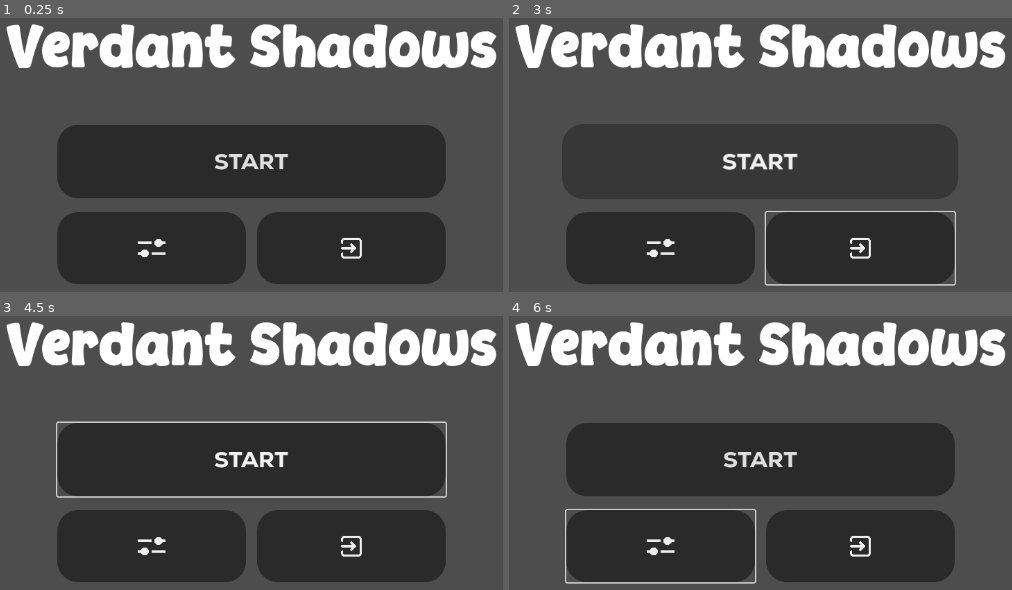
Above: before the commit, frames 1-4 (two rows, left to right).
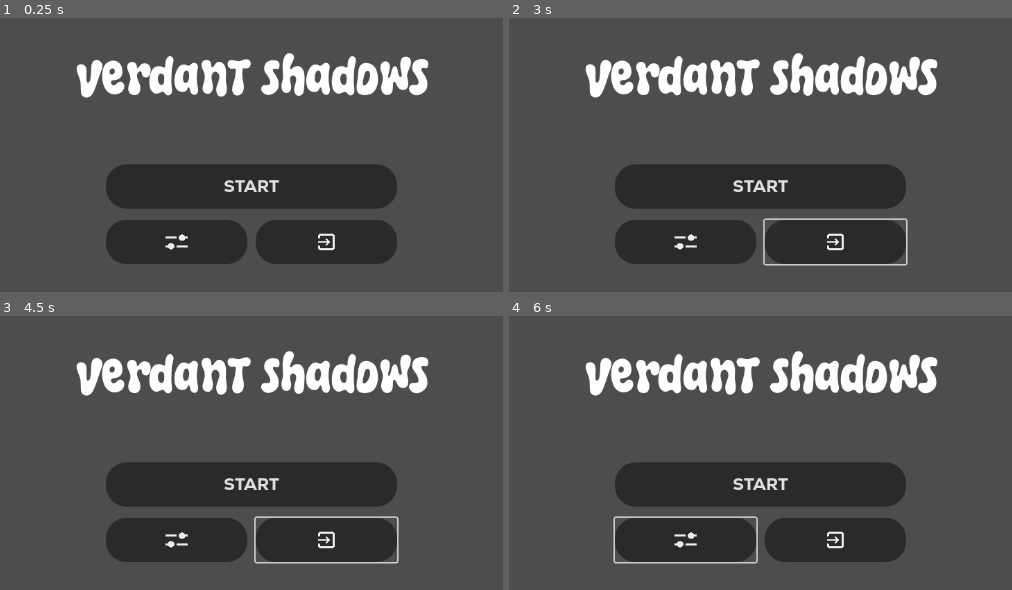
Above: after the commit, the same moments.

Repository: ryukgod26/Verdant-Shadows
Game: Godot game, scene res://Scenes/UI/main_menu.tscn
Two runs of this game, one before a commit and one after it. Both use one fixed random seed, a clock stepped at 60 frames per second and the inputs below.
Inputs (mouse positions are in pixels of both pictures, inside the frame that each line leads up to; where the layout moved, square brackets give the same spot in the first picture):
- Up to frame 1 (0.25 s): no input
- Up to frame 2 (3 s): click "START" at 0.5 s; click "START" at 1.25 s; click (685, 242) [659, 248] at 2 s; tap Enter at 2.75 s; move the mouse to (936, 127) at 2.77 s; hold Right from 2.78 s (still down); tap Alt at 2.85 s
- Up to frame 3 (4.5 s): tap Space at 3.5 s; move the mouse to (90, 472) at 3.52 s; release Right at 3.53 s; hold Down 3.53-4.28 s; tap Shift at 3.6 s; tap Enter at 4.25 s; move the mouse to (331, 348) at 4.27 s; hold Right from 4.28 s (still down); tap Alt at 4.35 s
- Up to frame 4 (6 s): tap Space at 5 s; move the mouse to (720, 537) at 5.02 s; release Right at 5.03 s; hold Up 5.03-5.78 s; tap Shift at 5.1 s; tap Enter at 5.75 s; move the mouse to (1001, 516) at 5.77 s; hold Left from 5.78 s (still down); tap Alt at 5.85 s

The runs differ from the first frame. In frame 1, 41% of the frame differs, in the area x 1-99%, y 2-98%; in frame 2, 29%; in frame 3, 42%; in frame 4, 42%.

Commit message:
i changed UI AGAIN!

Diff:
--- a/Scenes/UI/main_menu.tscn
+++ b/Scenes/UI/main_menu.tscn
@@ -1,7 +1,7 @@
 [gd_scene format=3 uid="uid://dimbms4ktk23e"]
 
 [ext_resource type="Script" uid="uid://dshenw33j3841" path="res://Scripts/UI/main_menu.gd" id="1_5wsvm"]
-[ext_resource type="FontFile" uid="uid://bh7mocnywvqh" path="res://assets/fonts/melon-pop.ttf" id="2_4pqbp"]
+[ext_resource type="FontFile" uid="uid://dj6nbyg73saln" path="res://assets/fonts/tropi-land-font.ttf" id="2_4pqbp"]
 [ext_resource type="Script" uid="uid://ngrseg7yvjs2" path="res://button.gd" id="2_i2xx2"]
 [ext_resource type="FontFile" uid="uid://0bbkdpjtyaxt" path="res://assets/fonts/nexa-font/Nexa-Heavy.ttf" id="2_o14dv"]
 [ext_resource type="Texture2D" uid="uid://byo6an22asmi4" path="res://assets/icons/settings.svg" id="4_u7lva"]
@@ -9,9 +9,9 @@
 
 [sub_resource type="StyleBoxFlat" id="StyleBoxFlat_5wsvm"]
 content_margin_left = 16.0
-content_margin_top = 32.0
+content_margin_top = 16.0
 content_margin_right = 16.0
-content_margin_bottom = 32.0
+content_margin_bottom = 16.0
 bg_color = Color(0.16470589, 0.16470589, 0.16470589, 1)
 corner_radius_top_left = 30
 corner_radius_top_right = 30
@@ -66,11 +66,11 @@
 horizontal_alignment = 1
 
 [node name="ButtonsContainer" type="VBoxContainer" parent="Control/Container" unique_id=2127791125]
-custom_minimum_size = Vector2(560, 0)
+custom_minimum_size = Vector2(420, 0)
 layout_mode = 2
 size_flags_horizontal = 4
 size_flags_vertical = 4
-theme_override_constants/separation = 20
+theme_override_constants/separation = 16
 alignment = 1
 
 [node name="Start" type="Button" parent="Control/Container/ButtonsContainer" unique_id=1638619033]
@@ -78,7 +78,7 @@
 size_flags_vertical = 4
 mouse_default_cursor_shape = 2
 theme_override_fonts/font = ExtResource("2_o14dv")
-theme_override_font_sizes/font_size = 32
+theme_override_font_sizes/font_size = 24
 theme_override_styles/normal = SubResource("StyleBoxFlat_5wsvm")
 theme_override_styles/pressed = SubResource("StyleBoxFlat_i2xx2")
 theme_override_styles/hover = SubResource("StyleBoxFlat_i2xx2")
@@ -87,14 +87,14 @@
 
 [node name="HBoxContainer" type="HBoxContainer" parent="Control/Container/ButtonsContainer" unique_id=1695924961]
 layout_mode = 2
-theme_override_constants/separation = 16
+theme_override_constants/separation = 12
 
 [node name="Options" type="Button" parent="Control/Container/ButtonsContainer/HBoxContainer" unique_id=868155071]
 layout_mode = 2
 size_flags_horizontal = 3
 size_flags_vertical = 6
 mouse_default_cursor_shape = 2
-theme_override_constants/icon_max_width = 40
+theme_override_constants/icon_max_width = 32
 theme_override_fonts/font = ExtResource("2_o14dv")
 theme_override_font_sizes/font_size = 28
 theme_override_styles/normal = SubResource("StyleBoxFlat_5wsvm")
@@ -110,7 +110,7 @@
 size_flags_horizontal = 3
 size_flags_vertical = 6
 mouse_default_cursor_shape = 2
-theme_override_constants/icon_max_width = 40
+theme_override_constants/icon_max_width = 32
 theme_override_fonts/font = ExtResource("2_o14dv")
 theme_override_font_sizes/font_size = 28
 theme_override_styles/normal = SubResource("StyleBoxFlat_5wsvm")
Binary file added: assets/fonts/tropi-land-font.ttf
Not shown, added: assets/fonts/tropi-land-font.ttf.import
